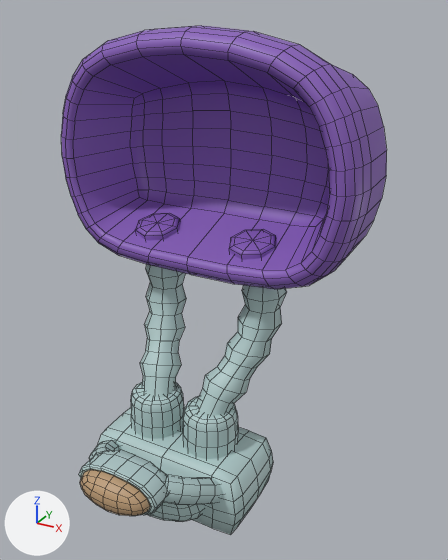
Before and after pictures for a commit that changed the FBX model Assets/Meshes/Appliances/Appliance_PillCatcher_Alpha.fbx.
Camera for both pictures: a 50 mm lens placed at (2.09, -3.3, 3.41), pointed at (0.26, 0.03, 1.75). Lighting does not change. The marker at lower left points along +X, +Y and +Z. Mesh edges are drawn as thin lines. Where no turn or scale is listed for an object, it has been applied to the vertices.

Objects in the first picture: 'Base', 'Net', 'Pill'.
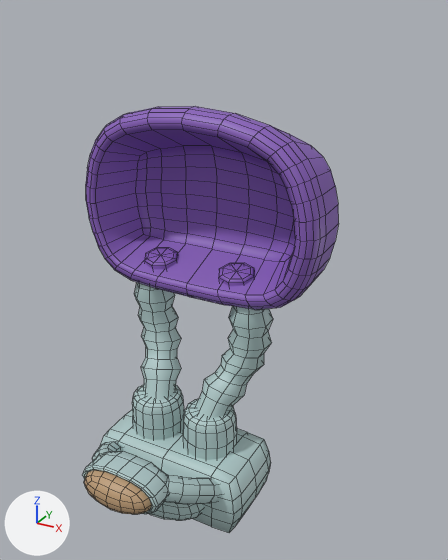
The change in detail:
me_mesh_002 has 436 vertices, 432 faces and spans x -1.13..1.13, y -0.38..0.38, z -0.81..0.81.
me_mesh_002 is used by ob_net; location (0.0, 0.369, 2.499).
me_mesh_002 part 1: the whole mesh is scaled about its middle by (0.802, 0.683, 0.802).
me_mesh_001 is used by ob_base; location (0.0, -0.234, 0.898).
me_mesh_001 had 781 vertices, 704 faces and spanned x -0.63..0.63, y -0.71..0.71, z -0.9..0.9.
me_mesh_001 now has 781 vertices, 704 faces and spans x -0.61..0.61, y -0.69..0.54, z -0.87..0.78.
me_mesh_001 part 2: the loose piece of 48 vertices spanning x 0.15..0.5, y -0.62..-0.12, z -0.61..-0.22 is moved by (-0.01, 0.01, 0.01).
me_mesh_001 part 3: the loose piece of 130 vertices spanning x -0.31..0.31, y -0.71..-0.46, z -0.44..-0.16 is moved by (0.0, 0.02, 0.01).
me_mesh_001 part 4: the loose piece of 73 vertices spanning x -0.37..0.37, y -0.41..-0.19, z -0.84..-0.5 is moved by (0.0, 0.01, 0.02).
me_mesh_001 part 5: the loose piece of 98 vertices spanning x -0.63..0.63, y -0.24..0.43, z -0.9..-0.38 is scaled about the mesh origin by 0.973.
me_mesh_001 part 6: 182 of 781 vertices moved; they spanned x -0.56..0.56, y -0.01..0.71, z -0.25..0.9 and now span x -0.55..0.55, y -0.01..0.54, z -0.24..0.78; mean shift (0.0, -0.1, -0.06); largest move (-0.46, 0.66, 0.9) -> (-0.45, 0.47, 0.78).
Object 'Net' (ob_net) moves from (0.0, 0.369, 2.499) to (0.0, 0.233, 2.189).
Object 'Pill' (ob_pill) moves from (0.0, -0.939, 0.601) to (0.0, -0.91, 0.584).
Object 'Base' (ob_base) moves from (0.0, -0.234, 0.898) to (0.0, -0.23, 0.873).

Pixel boxes [x1, y1, x2, y2] of what changed, in the pictures (448 x 560 px; the box of a moved part takes in the faces that stretch with it):
'Net', mesh rescaled, moved (22% narrower, 22% shorter)
    before: [61, 26, 387, 289]
    after: [86, 106, 339, 310]
'Base', reshaped, moved (9% narrower, 7% shorter)
    before: [79, 264, 287, 535]
    after: [83, 282, 273, 533]
'Pill', moved
    before: [80, 470, 150, 516]
    after: [84, 470, 152, 514]
part 2 of me_mesh_001, moved or reshaped
    before: [163, 475, 223, 505]
    after: [164, 475, 221, 504]
part 3 of me_mesh_001, moved or reshaped
    before: [79, 450, 168, 515]
    after: [83, 451, 169, 514]
part 4 of me_mesh_001, moved or reshaped
    before: [147, 503, 204, 522]
    after: [149, 502, 204, 520]
part 5 of me_mesh_001, moved or reshaped
    before: [98, 407, 273, 535]
    after: [101, 409, 271, 533]
part 6 of me_mesh_001, moved or reshaped
    before: [140, 264, 287, 417]
    after: [134, 282, 273, 419]
